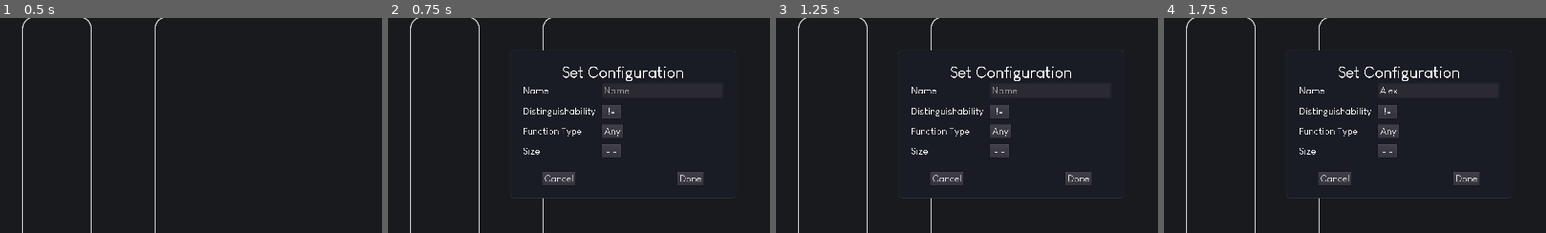
Above: before the commit, frames 1-4 (left to right).
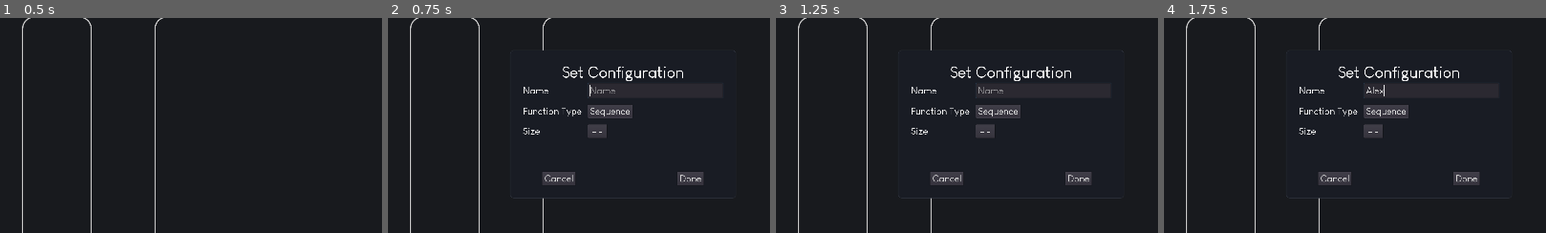
Above: after the commit, the same moments.

Repository: Mickaly13X/wv_project
Game: Godot game, scene res://Scenes/Main.tscn
The game is run twice, just before and just after one commit, with the same random seed, the same clock (stepped at 60 frames per second) and the same inputs.
Inputs (mouse positions are % of the whole screen's width and height, from its top left):
- Up to frame 1 (0.5 s): no input
- Up to frame 2 (0.75 s): click "Set Configuration" at 0.5 s
- Up to frame 3 (1.25 s): no input
- Up to frame 4 (1.75 s): click (55, 42) at 1.27 s; type "Alex" at 1.35 s
The pictures show only the part of the screen within x 19-69%, y 25-75%; the shares and areas given below are measured in that part.

Frame 1 is identical in both runs. In frame 2, 1.9% of the frame differs, in the area x 35-64%, y 30-65%; in frame 3, 1.9%; in frame 4, 1.8%.

Commit message:
Distinguishability moved to group

Diff:
--- a/Visualizer/Scenes/Main.tscn
+++ b/Visualizer/Scenes/Main.tscn
@@ -252,7 +252,7 @@
 
 [node name="NameLabel" type="Label" parent="Popups/MenuConfig/VBox/Items"]
 margin_top = 5.0
-margin_right = 182.0
+margin_right = 147.0
 margin_bottom = 33.0
 custom_fonts/font = ExtResource( 4 )
 text = "Name"
@@ -261,7 +261,7 @@
 }
 
 [node name="NameInput" type="LineEdit" parent="Popups/MenuConfig/VBox/Items"]
-margin_left = 198.0
+margin_left = 163.0
 margin_right = 503.0
 margin_bottom = 38.0
 rect_min_size = Vector2( 128, 24 )
@@ -275,9 +275,10 @@
 }
 
 [node name="DistLabel" type="Label" parent="Popups/MenuConfig/VBox/Items"]
-margin_top = 57.0
+visible = false
+margin_top = 54.0
 margin_right = 182.0
-margin_bottom = 85.0
+margin_bottom = 82.0
 custom_fonts/font = ExtResource( 4 )
 text = "Distinguishability"
 __meta__ = {
@@ -285,6 +286,7 @@
 }
 
 [node name="DistInput" type="MenuButton" parent="Popups/MenuConfig/VBox/Items"]
+visible = false
 margin_left = 198.0
 margin_top = 54.0
 margin_right = 246.0
@@ -299,9 +301,9 @@
 }
 
 [node name="FuncLabel" type="Label" parent="Popups/MenuConfig/VBox/Items"]
-margin_top = 107.0
-margin_right = 182.0
-margin_bottom = 135.0
+margin_top = 57.0
+margin_right = 147.0
+margin_bottom = 85.0
 custom_fonts/font = ExtResource( 4 )
 text = "Function Type"
 __meta__ = {
@@ -309,23 +311,23 @@
 }
 
 [node name="FuncInput" type="MenuButton" parent="Popups/MenuConfig/VBox/Items"]
-margin_left = 198.0
-margin_top = 104.0
-margin_right = 246.0
-margin_bottom = 138.0
+margin_left = 163.0
+margin_top = 54.0
+margin_right = 211.0
+margin_bottom = 88.0
 rect_min_size = Vector2( 48, 0 )
 size_flags_horizontal = 0
 custom_fonts/font = ExtResource( 4 )
 flat = false
-items = [ "Any", null, 0, false, false, 0, 0, null, "", false, "Inj", null, 0, false, false, 1, 0, null, "", false, "Sur", null, 0, false, false, 2, 0, null, "", false ]
+items = [ "Sequence", null, 0, false, false, 0, 0, null, "", false, "Permutation", null, 0, false, false, 1, 0, null, "", false, "Subset", null, 0, false, false, 2, 0, null, "", false, "Multisubset", null, 0, false, false, 3, 0, null, "", false, "Partition", null, 0, false, false, 4, 0, null, "", false, "Composition", null, 0, false, false, 5, 0, null, "", false ]
 __meta__ = {
 "_edit_use_anchors_": false
 }
 
 [node name="SizeLabel" type="Label" parent="Popups/MenuConfig/VBox/Items"]
-margin_top = 157.0
-margin_right = 182.0
-margin_bottom = 185.0
+margin_top = 107.0
+margin_right = 147.0
+margin_bottom = 135.0
 custom_fonts/font = ExtResource( 4 )
 text = "Size"
 __meta__ = {
@@ -333,10 +335,10 @@
 }
 
 [node name="SizeInput" type="MenuButton" parent="Popups/MenuConfig/VBox/Items"]
-margin_left = 198.0
-margin_top = 154.0
-margin_right = 246.0
-margin_bottom = 188.0
+margin_left = 163.0
+margin_top = 104.0
+margin_right = 211.0
+margin_bottom = 138.0
 rect_min_size = Vector2( 48, 0 )
 size_flags_horizontal = 0
 custom_fonts/font = ExtResource( 4 )
@@ -504,6 +506,7 @@
 }
 
 [node name="MenuGroup" type="PopupDialog" parent="Popups"]
+visible = true
 anchor_left = 0.5
 anchor_top = 0.5
 anchor_right = 0.5
@@ -544,7 +547,7 @@
 [node name="Items" type="GridContainer" parent="Popups/MenuGroup/VBox"]
 margin_top = 50.0
 margin_right = 491.0
-margin_bottom = 126.0
+margin_bottom = 146.0
 size_flags_horizontal = 3
 size_flags_vertical = 3
 custom_constants/vseparation = 16
@@ -593,10 +596,36 @@
 "_edit_use_anchors_": false
 }
 
+[node name="Filler" type="Label" parent="Popups/MenuGroup/VBox/Items"]
+margin_top = 65.0
+margin_right = 73.0
+margin_bottom = 79.0
+
+[node name="Filler2" type="Label" parent="Popups/MenuGroup/VBox/Items"]
+margin_left = 89.0
+margin_top = 54.0
+margin_right = 267.0
+margin_bottom = 90.0
+rect_min_size = Vector2( 0, 36 )
+
+[node name="DistInput" type="CheckBox" parent="Popups/MenuGroup/VBox/Items"]
+margin_left = 283.0
+margin_top = 54.0
+margin_right = 491.0
+margin_bottom = 90.0
+focus_mode = 0
+custom_fonts/font = ExtResource( 4 )
+pressed = true
+enabled_focus_mode = 0
+text = "Distinguishable"
+__meta__ = {
+"_edit_use_anchors_": false
+}
+
 [node name="GroupsLabel" type="Label" parent="Popups/MenuGroup/VBox"]
-margin_top = 130.0
+margin_top = 150.0
 margin_right = 491.0
-margin_bottom = 158.0
+margin_bottom = 178.0
 custom_fonts/font = ExtResource( 4 )
 text = "Selected:"
 autowrap = true
@@ -605,14 +634,14 @@
 }
 
 [node name="Filler" type="Label" parent="Popups/MenuGroup/VBox"]
-margin_top = 162.0
+margin_top = 182.0
 margin_right = 491.0
-margin_bottom = 176.0
+margin_bottom = 196.0
 
 [node name="Buttons" type="HBoxContainer" parent="Popups/MenuGroup/VBox"]
-margin_top = 180.0
+margin_top = 200.0
 margin_right = 491.0
-margin_bottom = 214.0
+margin_bottom = 234.0
 custom_constants/separation = 256
 alignment = 1
 
--- a/Visualizer/Scripts/Main.gd
+++ b/Visualizer/Scripts/Main.gd
@@ -18,7 +18,7 @@
 onready var ConfigNameInput = $Popups/MenuConfig/VBox/Items/NameInput
 onready var ConfigSizeInput = $Popups/MenuConfig/VBox/Items/SizeInput
 onready var Containers = $HSplit/MainPanel/Containers
-onready var DistInput = $Popups/MenuConfig/VBox/Items/DistInput
+onready var DistInput = $Popups/MenuGroup/VBox/Items/DistInput
 onready var FuncInput = $Popups/MenuConfig/VBox/Items/FuncInput
 onready var GroupInput = $Popups/MenuGroup/VBox/Items/GroupInput
 onready var HSplit = $HSplit
@@ -34,7 +34,6 @@
 var container_menu : String
 var not_domains = ["structure", "size", "pos", "count", "not", "inter", "union", "in"]
 var config = [Distinct.NONE_SAME, SetFunction.ANY]
-var domains = [] #Used for actual domains in visualizing
 var groups_selection = {} # key : idx, value : bool selected, is reset when group is called
 
 
@@ -87,9 +86,11 @@
 
 	if is_checked("New group"):
 		NewGroupInput.show()
+		DistInput.show()
 		GroupInput.text = "New group"
 	else:
 		NewGroupInput.hide()
+		DistInput.hide()
 		GroupInput.text = "-Select Groups-"
 #	if selected_group == "New group":
 #		if popup.is_item_checked(id):
@@ -113,7 +114,7 @@
 	var InputMenu = TypeInput.get_popup()
 	TypeInput.text = InputMenu.get_item_text(index)
 
-	if TypeInput == DistInput: config[0] = index
+	#if TypeInput == DistInput: config[0] = index
 	if TypeInput == FuncInput: config[1] = index
 
 
@@ -229,6 +230,7 @@
 func group() -> bool:
 
 	var group_name : String
+	var group_dist : bool
 
 	var selected_ids = get_selected_group_ids()
 
@@ -243,12 +245,13 @@
 				return false
 
 			group_name = NewGroupInput.text
+			group_dist = DistInput.pressed
 			GroupInput.get_popup().add_item(group_name)
 			GroupInput.get_popup().set_item_as_checkable(GroupInput.get_popup().get_item_count()-1,true)
-			Universe.group(group_name)
+			Universe.group_selected_elements(group_name,group_dist)
 		else:
 			group_name = i
-			Universe.group(group_name)
+			Universe.group_selected_elements(group_name)
 
 	for id in selected_ids:
 		GroupInput.get_popup().set_item_checked(id,false)
@@ -267,7 +270,7 @@
 
 	# structure menu
 	FuncInput.get_popup().connect("id_pressed", self, "_pressed_mb_input", [FuncInput])
-	DistInput.get_popup().connect("id_pressed", self, "_pressed_mb_input", [DistInput])
+	#DistInput.get_popup().connect("id_pressed", self, "_pressed_mb_input", [DistInput])
 	ConfigSizeInput.get_popup().connect("id_pressed", self, "_pressed_mb_input", [ConfigSizeInput])
 
 	# universe menu
@@ -370,6 +373,8 @@
 
 	if is_opened:
 		NewGroupInput.hide()
+		DistInput.pressed = true
+		DistInput.hide()
 		NewGroupInput.text = ""
 		GroupInput.text = "-Select Groups-"
 		Popups.get_node("MenuGroup").popup()
@@ -382,7 +387,7 @@
 func toggle_menu_config(is_opened : bool) -> void:
 
 	if is_opened:
-		DistInput.text = DistInput.get_popup().get_item_text(config[0])
+		#DistInput.text = DistInput.get_popup().get_item_text(config[0])
 		FuncInput.text = FuncInput.get_popup().get_item_text(config[1])
 		$Popups/MenuConfig.popup()
 	else:
--- a/Visualizer/Scripts/universe.gd
+++ b/Visualizer/Scripts/universe.gd
@@ -284,7 +284,7 @@
 
 
 # @return exit_code
-func group(group_name : String) -> void:
+func group_selected_elements(group_name : String, dist = true) -> void:
 
 	var new_domain_name = ""
 	if !domains.has(group_name):
@@ -300,8 +300,6 @@
 			domains[group_name].append(I)
 			g.problem.add_to_domain(group_name,i)
 		i += 1
-
-
 
 	check_empty_domains(new_domain_name)
 	# update visible structure
Not shown, changed: .DS_Store
Not shown, changed: Visualizer/.DS_Store
Not shown, changed: Visualizer/CoSo/.DS_Store
Not shown, changed: Visualizer/CoSo/src/.DS_Store
Not shown, changed: Visualizer/CoSo/src/ply/.DS_Store
